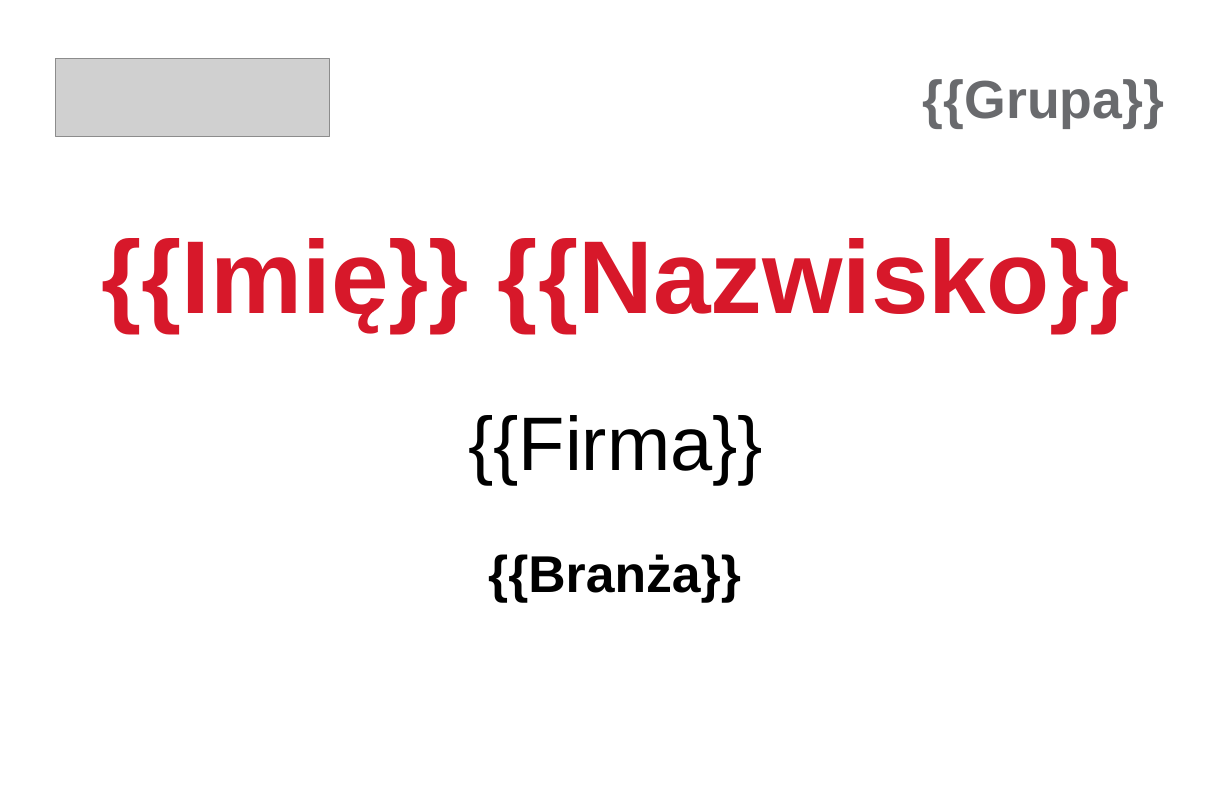
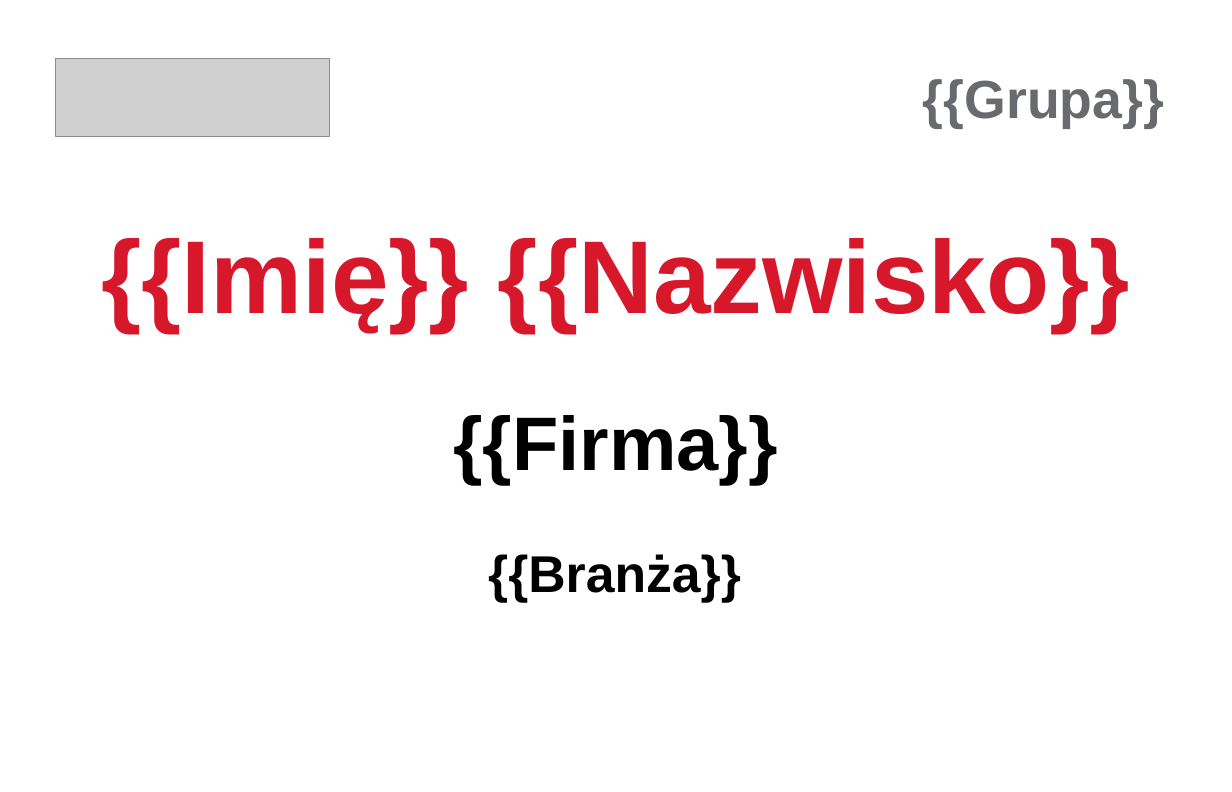
Before and after one commit to pwyczolkowski-ux/tc-event-tool, a slide deck: slide 2 of Badge CC.pptx. Drawn at 1232x792 pixels with LibreOffice and Linux fonts; fonts in the diff are those of the drawing; grey boxes stand for pictures. Boxes give left, top, right and bottom in pixels: in the first picture for what was removed or moved away, otherwise in the second. Text is boxed around its words. In the diff, an @@ line names an element or a change of style, - is before the commit and + after.

```diff
--- a/Badge CC.pptx
+++ b/Badge CC.pptx
@@ text "{{Firma}}" at bbox=[453, 415, 777, 484]: bold on @@
```
Also in this commit, not shown: 2 other slides changed.
